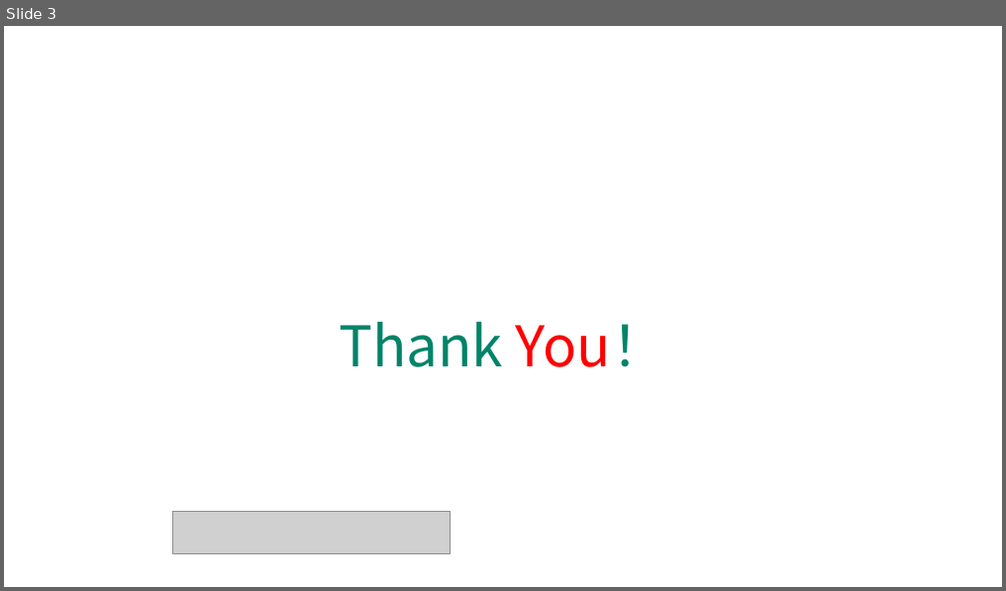
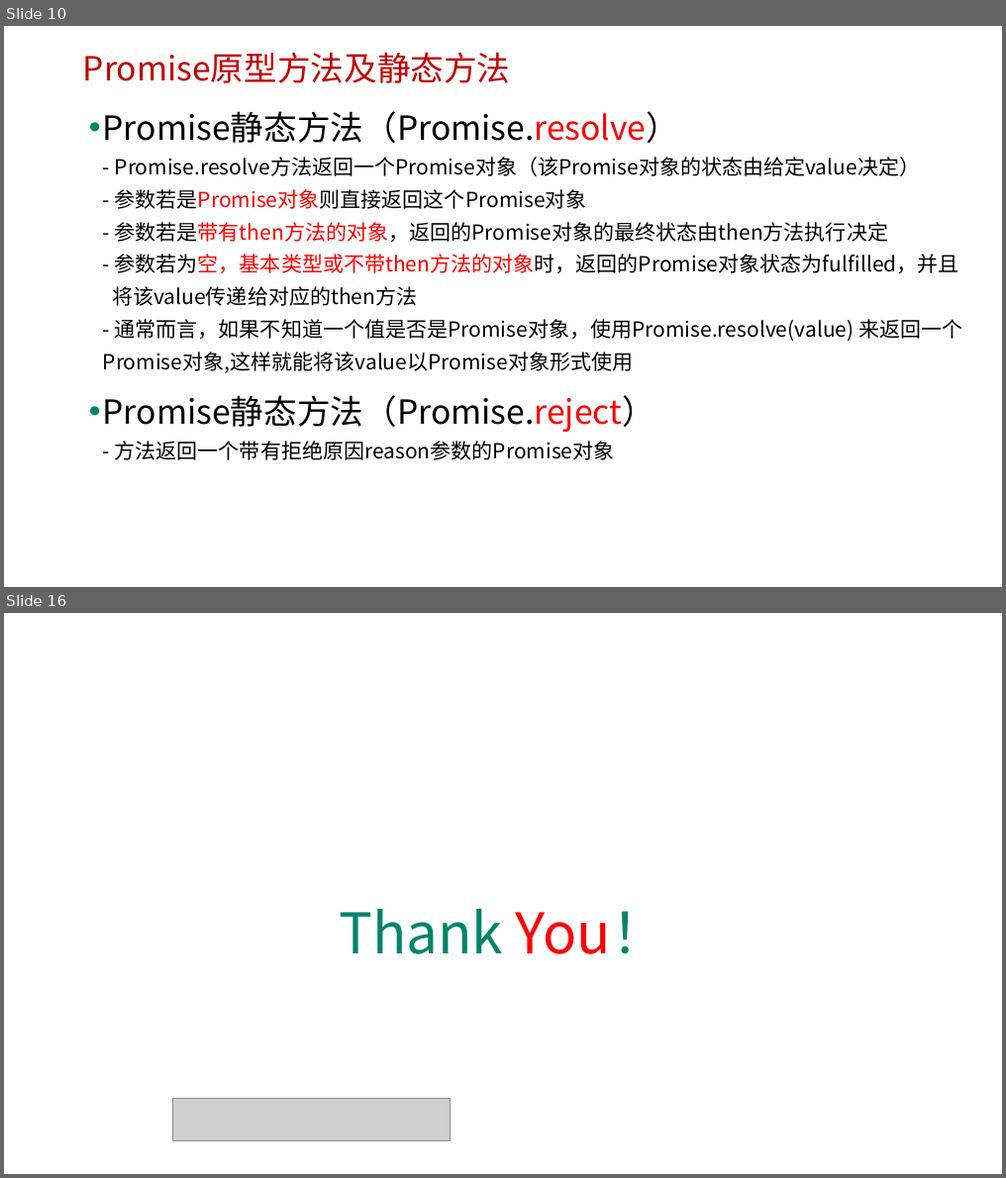
Before and after one commit to edu2act/course-javascript-advanced, a slide deck: 课程PPT/33.ES6中Promise对象与异步编程.pptx. Shown one above the other, each under a label of ours: slide 3 before the commit, slides 10 and 16 after it; the slides between them are not shown. The pictures are 1006x591 and 1006x1178 pixels, drawn with LibreOffice and Linux fonts; fonts in the diff are those of the drawing; grey boxes stand for pictures; background and template pictures are left out. Boxes give left, top, right and bottom in pixels: in the first picture for what was removed or moved away, otherwise in the second. Text is boxed around its words. In the diff, an @@ line names an element or a change of style, - is before the commit and + after.

```diff
--- a/课程PPT/33.ES6中Promise对象与异步编程.pptx
+++ b/课程PPT/33.ES6中Promise对象与异步编程.pptx
@@ slide 10 added at (4, 26, 1002, 587), background picture (left out) @@
@@ text added at (83, 52, 511, 83), 32 pt, text #C00000 @@
+Promise原型方法及静态方法
@@ text added at (103, 111, 962, 461), 20 pt, text #000000 @@
+• Promise静态方法（Promise.resolve）
+  - Promise.resolve方法返回一个Promise对象（该Promise对象的状态由给定value决定）
+  - 参数若是Promise对象则直接返回这个Promise对象
+  - 参数若是带有then方法的对象，返回的Promise对象的最终状态由then方法执行决定
+  - 参数若为空，基本类型或不带then方法的对象时，返回的Promise对象状态为fulfilled，并且
+  将该value传递给对应的then方法
+  - 通常而言，如果不知道一个值是否是Promise对象，使用Promise.resolve(value) 来返回一个Promise对象,这样就能将该value以Promise对象形式使用
+• Promise静态方法（Promise.reject）
+  - 方法返回一个带有拒绝原因reason参数的Promise对象
@@ what was slide 3 is now slide 16 @@
```
Also in this commit, not shown: 2 slides changed, 13 other slides added, 9 other files.
